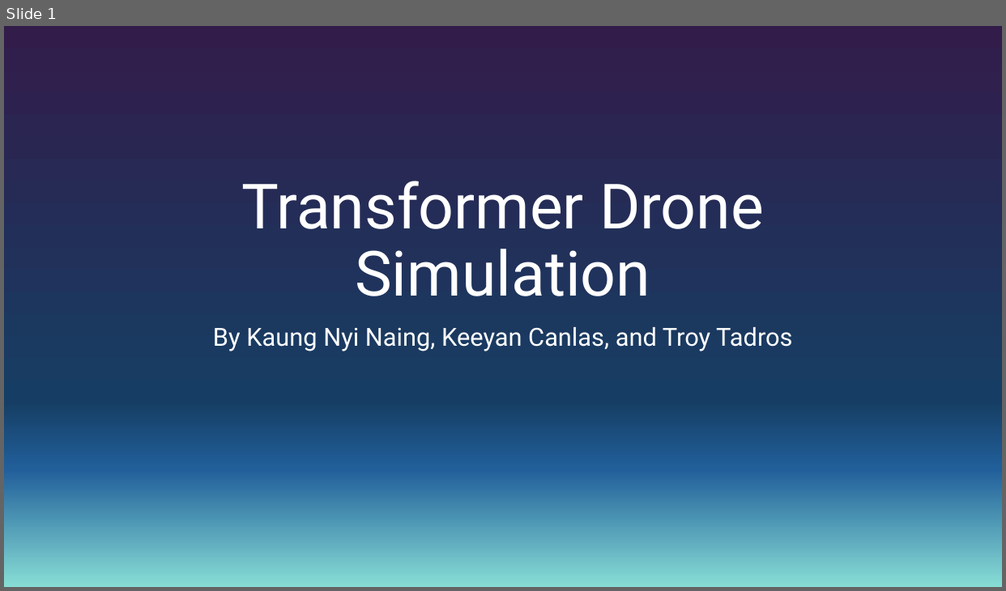
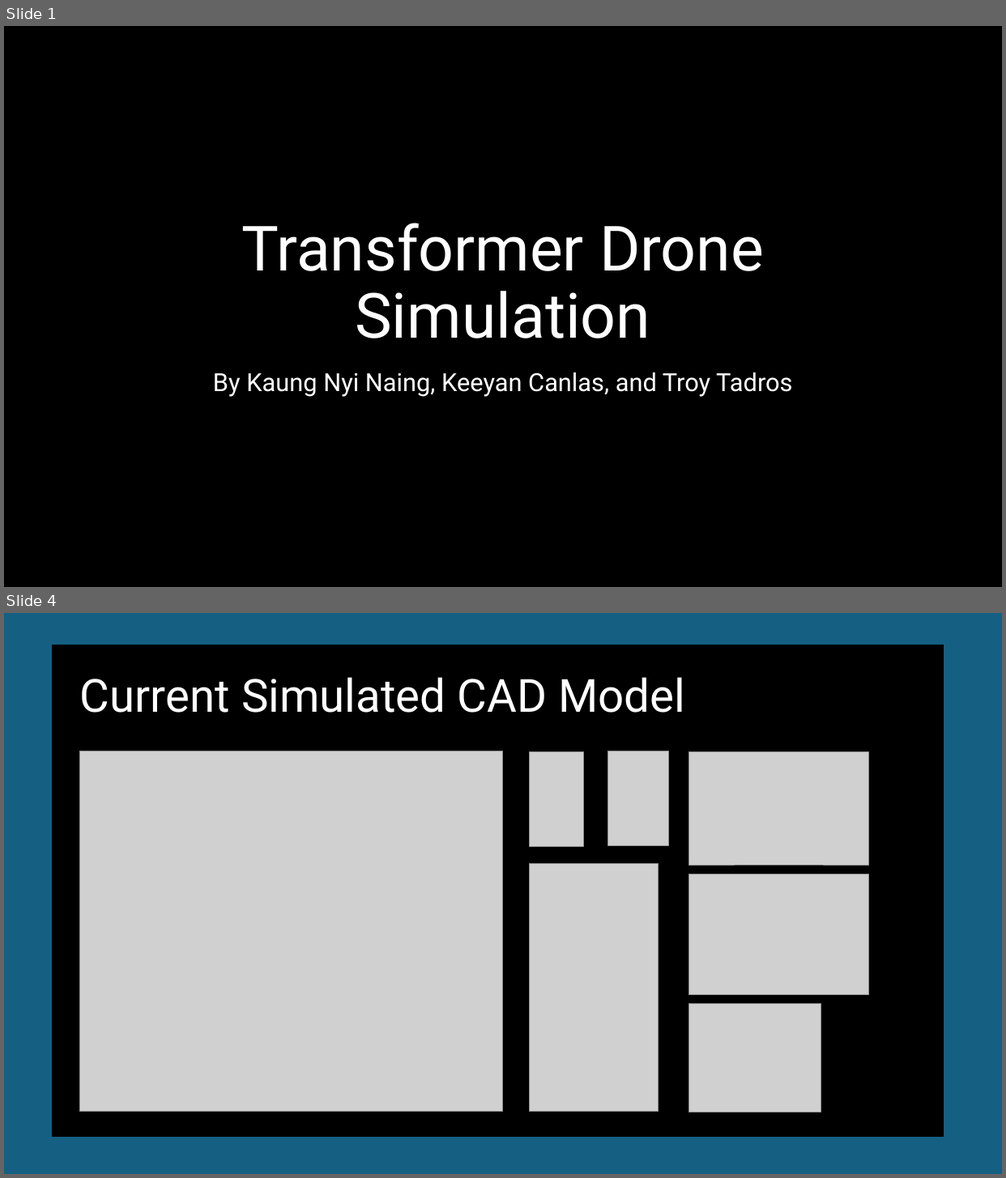
Before and after one commit to KNN1244/Transformer_Drone_RSCL, a slide deck: Documentation/Firday_3_6_2026_Presentation.pptx. Shown one above the other, each under a label of ours: slide 1 before the commit, slides 1 and 4 after it; the slides between them are not shown. The pictures are 1006x591 and 1006x1178 pixels, drawn with LibreOffice and Linux fonts; fonts in the diff are those of the drawing; grey boxes stand for pictures; background and template pictures are left out. Boxes give left, top, right and bottom in pixels: in the first picture for what was removed or moved away, otherwise in the second. Text is boxed around its words. In the diff, an @@ line names an element or a change of style, - is before the commit and + after.

```diff
--- a/Documentation/Firday_3_6_2026_Presentation.pptx
+++ b/Documentation/Firday_3_6_2026_Presentation.pptx
@@ slide 4 added at (4,613,1002,1174), background #156082 @@
@@ rectangle added at (53,646,944,1136), fill #000000, outline #000000 1.5 pt @@
@@ title added at (80,677,685,713), 44 pt, text #FFFFFF @@
+Current Simulated CAD Model
@@ picture added at (79,752,503,1112) @@
@@ picture added at (530,752,583,846) @@
@@ picture added at (608,752,669,845) @@
@@ picture added at (689,752,868,865) @@
@@ picture added at (530,864,658,1112) @@
@@ picture added at (689,875,868,995) @@
@@ picture added at (688,1004,821,1112) @@
@@ slide 1 changed as well @@
@@ background gradient #321C4A to #163E64 to #215F9A to #87DDD5 to picture (left out) @@
@@ rectangle added at (4,26,1002,587), fill #000000 @@
@@ title "Transformer Drone Simulation": place and size @@
-title "Transformer Drone Simulation" at (241,181,764,297)
+title "Transformer Drone Simulation" at (241,223,764,339)
@@ subtitle "By Kaung Nyi Naing, Keeyan ...": place and size @@
-subtitle "By Kaung Nyi Naing, Keeyan ..." at (213,327,792,352)
+subtitle "By Kaung Nyi Naing, Keeyan ..." at (213,373,792,397)
```
Also in this commit, not shown: 8 other slides added, 1 slide removed.
